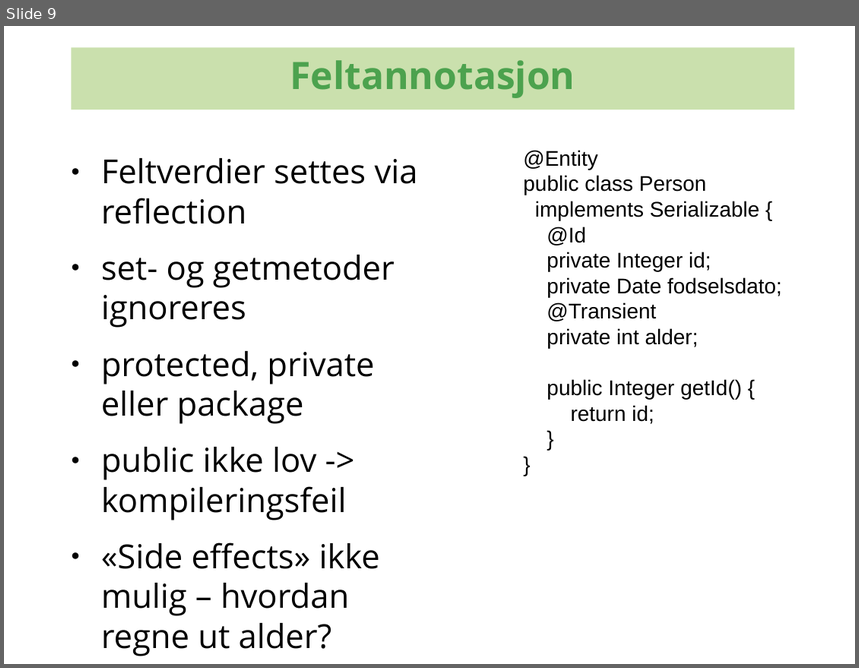
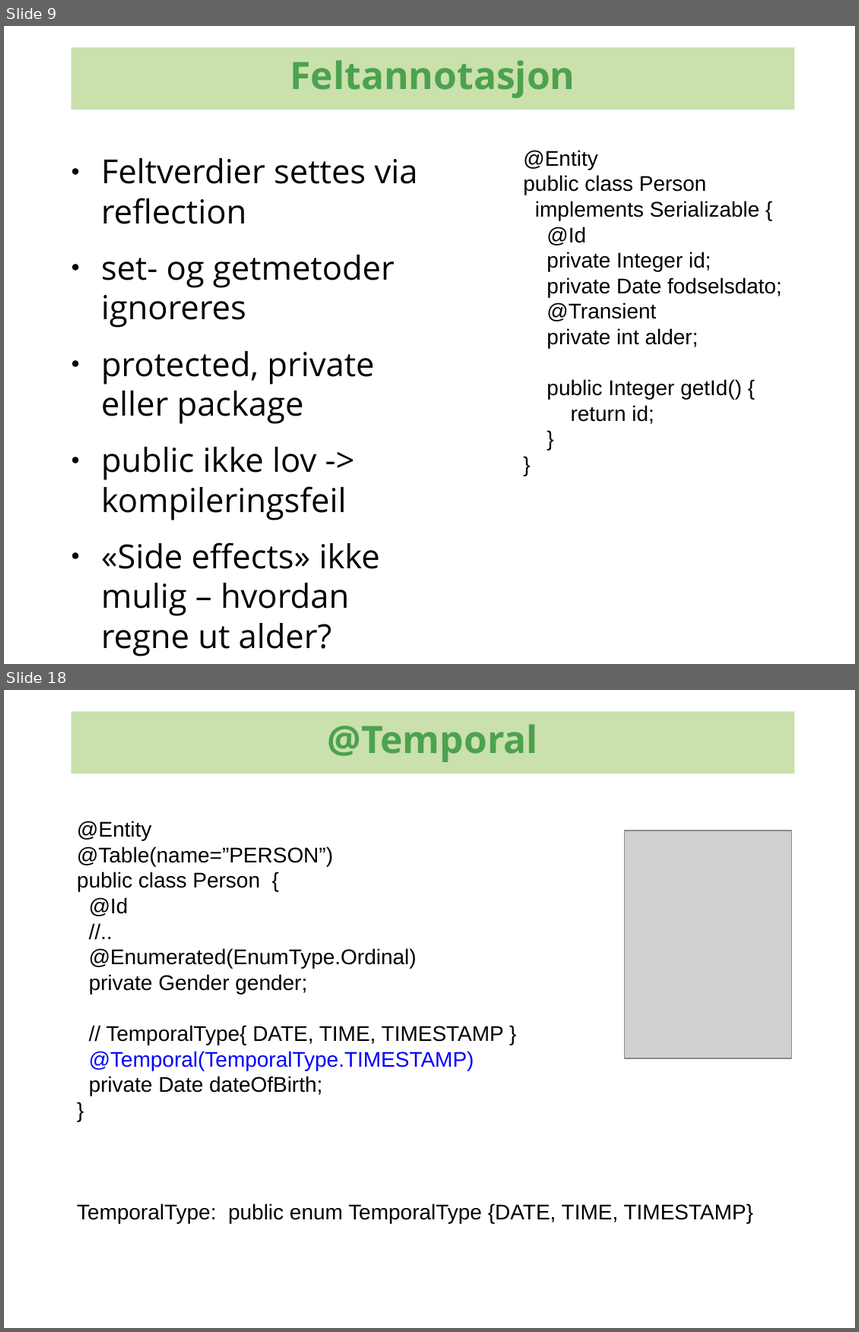
Before and after one commit to kenglxn/seam-maven-refimpl, a slide deck: sandbox/loo/jpa-continued/jpa-continued.odp. Shown one above the other, each under a label of ours: slide 9 before the commit, slides 9 and 18 after it; the slides between them are not shown. The pictures are 859x668 and 859x1332 pixels, drawn with LibreOffice and Linux fonts; fonts in the diff are those of the drawing; grey boxes stand for pictures; background and template pictures are left out. Boxes give left, top, right and bottom in pixels: in the first picture for what was removed or moved away, otherwise in the second. Text is boxed around its words. In the diff, an @@ line names an element or a change of style, - is before the commit and + after.

```diff
--- a/sandbox/loo/jpa-continued/jpa-continued.odp
+++ b/sandbox/loo/jpa-continued/jpa-continued.odp
@@ slide 18 added at box(4, 690, 855, 1328), background #FFFFFF @@
@@ rectangle added at box(71, 711, 794, 774), fill #CAE0AD, 32 pt, text #4CA24E, bold @@
+@Temporal
@@ text added at box(77, 821, 753, 1224), 18 pt, text #000000 @@
+@Entity
+@Table(name=”PERSON”)
+public class Person {
+@Id
+//..
+@Enumerated(EnumType.Ordinal)
+private Gender gender;
+// TemporalType{ DATE, TIME, TIMESTAMP }
+@Temporal(TemporalType.TIMESTAMP)
+private Date dateOfBirth;
+}
+TemporalType: public enum TemporalType {DATE, TIME, TIMESTAMP}
@@ picture added at box(624, 831, 791, 1059) @@
```
Also in this commit, not shown: 4 slides changed, 14 other slides added.
